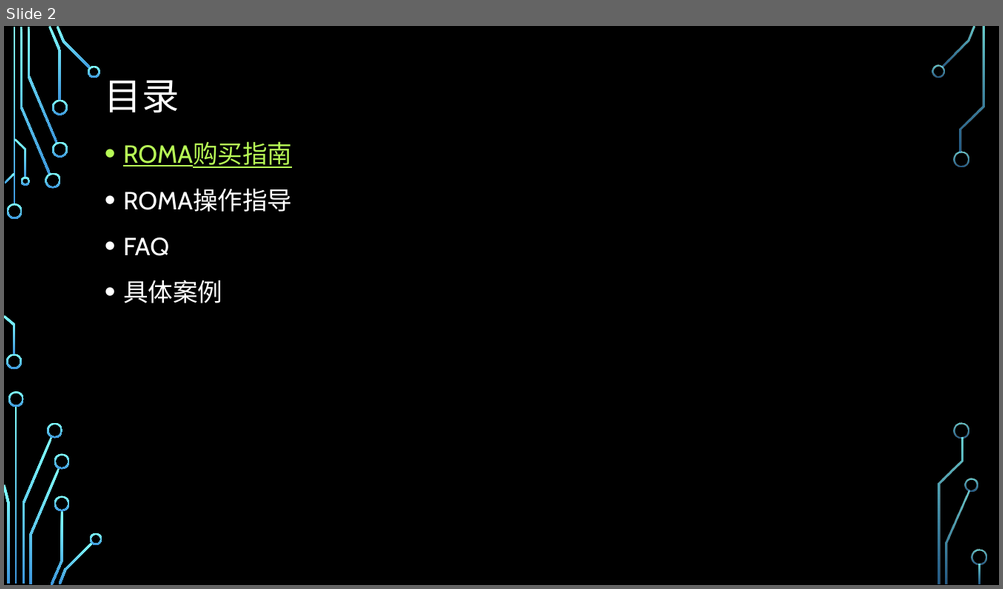
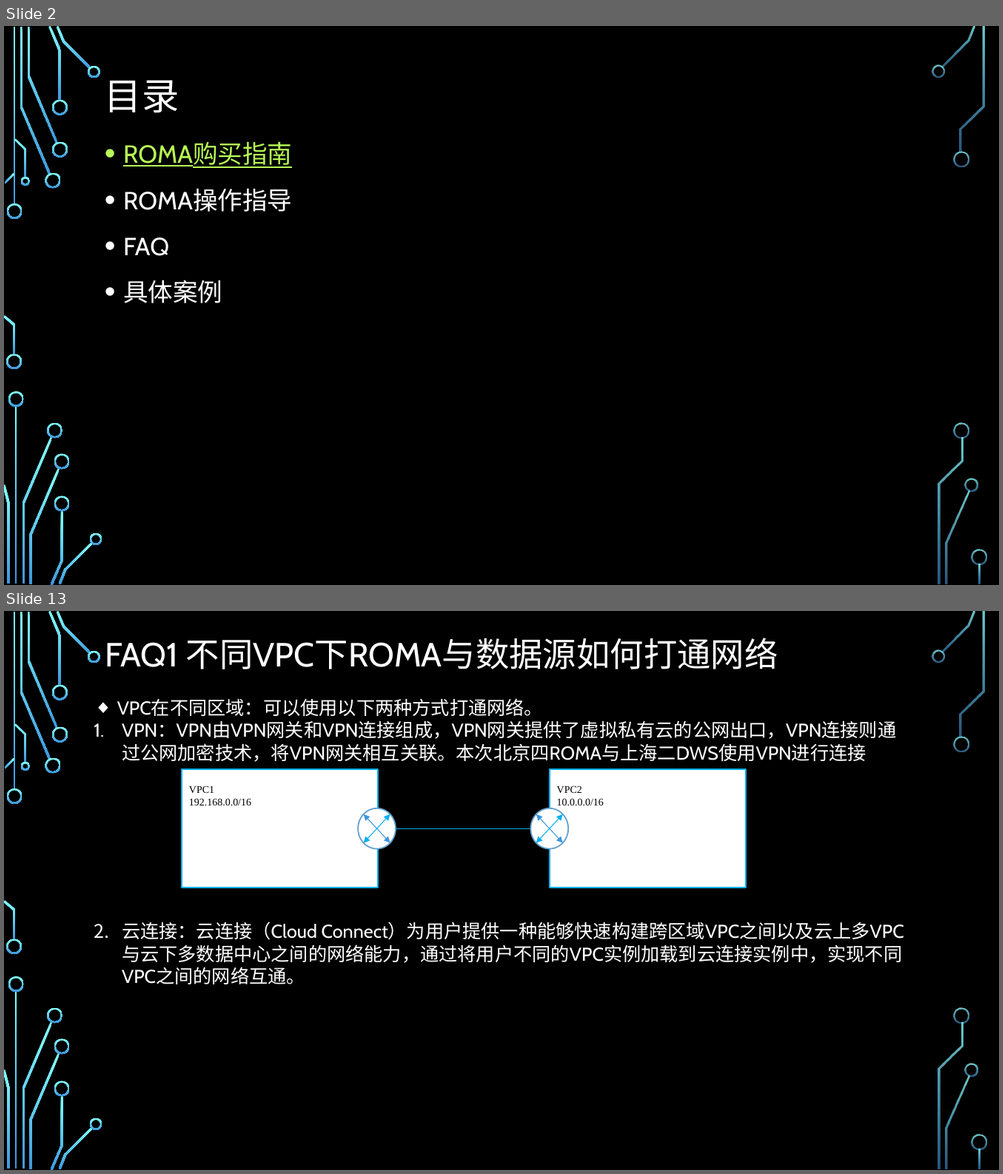
Before and after one commit to zhaoxukl1314/roma, a slide deck: ROMA使用手册.pptx. Shown one above the other, each under a label of ours: slide 2 before the commit, slides 2 and 13 after it; the slides between them are not shown. The pictures are 1003x589 and 1003x1174 pixels, drawn with LibreOffice and Linux fonts; fonts in the diff are those of the drawing; background and template pictures are left out. Boxes give left, top, right and bottom in pixels: in the first picture for what was removed or moved away, otherwise in the second. Text is boxed around its words. In the diff, an @@ line names an element or a change of style, - is before the commit and + after.

```diff
--- a/ROMA使用手册.pptx
+++ b/ROMA使用手册.pptx
@@ slide 13 added at bbox=[4, 611, 999, 1170], background picture (left out); not listed: 36 template elements that a slide beside it also shows @@
@@ title added at bbox=[105, 638, 778, 669], 32.4 pt, text #FFFFFF @@
+FAQ1 不同VPC下ROMA与数据源如何打通网络
@@ text added at bbox=[117, 699, 904, 985], 18 pt, text #FFFFFF @@
+◆ VPC在不同区域：可以使用以下两种方式打通网络。
+1. VPN：VPN由VPN网关和VPN连接组成，VPN网关提供了虚拟私有云的公网出口，VPN连接则通过公网加密技术，将VPN网关相互关联。本次北京四ROMA与上海二DWS使用VPN进行连接
+2. 云连接：云连接（Cloud Connect）为用户提供一种能够快速构建跨区域VPC之间以及云上多VPC与云下多数据中心之间的网络能力，通过将用户不同的VPC实例加载到云连接实例中，实现不同VPC之间的网络互通。
@@ text added at bbox=[122, 743, 866, 762], 18 pt, text #000000 @@
+公网
@@ rectangle added at bbox=[182, 769, 378, 888], fill #FFFFFF, outline #00B0F0 1.25 pt @@
@@ text added at bbox=[189, 786, 251, 806], 10 pt, text #000000 @@
+VPC1
+192.168.0.0/16
@@ rectangle added at bbox=[549, 769, 745, 888], fill #FFFFFF, outline #00B0F0 1.25 pt @@
@@ text added at bbox=[557, 786, 603, 806], 10 pt, text #000000 @@
+VPC2
+10.0.0.0/16
@@ ellipse added at bbox=[358, 809, 395, 849], fill #FFFFFF, outline #63A0CC 1.25 pt @@
@@ text added at bbox=[415, 799, 521, 829], 18 pt, text #000000 @@
+VPN连接
@@ ellipse added at bbox=[531, 809, 568, 849], fill #FFFFFF, outline #63A0CC 1.25 pt @@
@@ double arrow added from (364, 815) to (390, 843), #3D97DE 0.75 pt @@
@@ double arrow added from (364, 843) to (390, 815), #00B0F0 0.75 pt @@
@@ line added from (395, 829) to (531, 829), #00B0F0 0.75 pt @@
@@ double arrow added from (536, 815) to (563, 843), #3D97DE 0.75 pt @@
@@ double arrow added from (536, 843) to (563, 815), #00B0F0 0.75 pt @@
```
Also in this commit, not shown: 1 slide changed, 9 other slides added.
